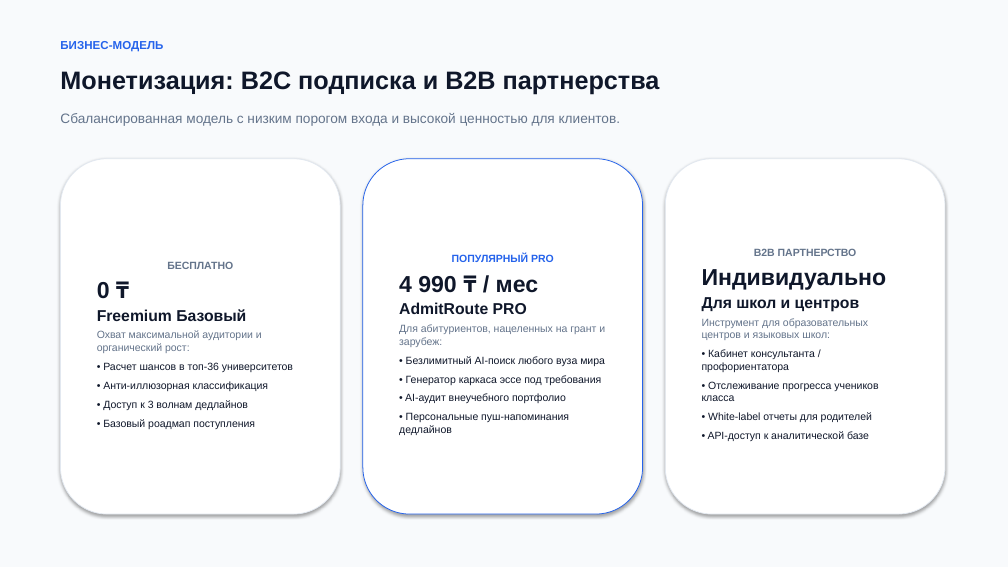
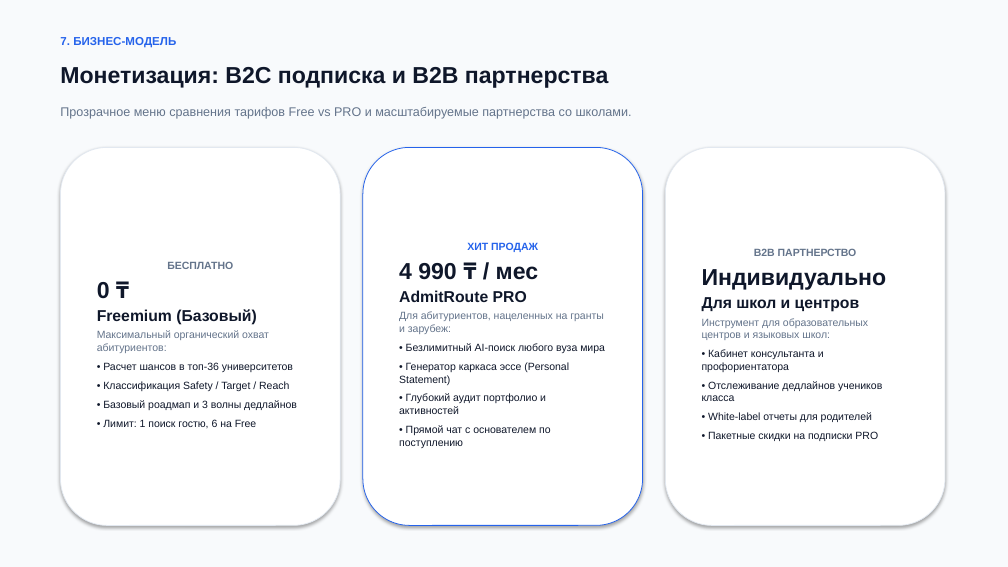
Before and after one commit to adilhan385/Admitroute, a slide deck: slide 8 of AdmitRoute_Presentation.pptx (slide 7 before the commit). Drawn at 1008x567 pixels with LibreOffice and Linux fonts; fonts in the diff are those of the drawing. Boxes give left, top, right and bottom in pixels: in the first picture for what was removed or moved away, otherwise in the second. Text is boxed around its words. In the diff, an @@ line names an element or a change of style, - is before the commit and + after.

Commit message:
feat(presentation): replace role model with target audience, add competitor analysis, update PDF and PPTX decks

```diff
--- a/AdmitRoute_Presentation.pptx
+++ b/AdmitRoute_Presentation.pptx
@@ text at (x1=60, y1=37, x2=176, y2=48): text changed @@
-БИЗНЕС-МОДЕЛЬ
+7. БИЗНЕС-МОДЕЛЬ
@@ text "Монетизация: B2C подписка и B2B ..." at (x1=60, y1=67, x2=608, y2=88): size 24 to 22 pt @@
@@ text at (x1=60, y1=107, x2=632, y2=119): text changed; size 13 to 12 pt @@
-Сбалансированная модель с низким порогом входа и высокой ценностью для клиентов.
+Прозрачное меню сравнения тарифов Free vs PRO и масштабируемые партнерства со школами.
@@ rounded rectangle "БЕСПЛАТНО" resized from (x1=60, y1=159, x2=340, y2=514) to (x1=60, y1=147, x2=340, y2=526) @@
@@ rounded rectangle "ХИТ ПРОДАЖ" resized from (x1=363, y1=159, x2=643, y2=514) to (x1=363, y1=147, x2=643, y2=526) @@
@@ rounded rectangle "B2B ПАРТНЕРСТВО" resized from (x1=665, y1=159, x2=945, y2=514) to (x1=665, y1=147, x2=945, y2=526) @@
@@ text in rounded rectangle at (x1=467, y1=242, x2=538, y2=252): text changed @@
-ПОПУЛЯРНЫЙ PRO
+ХИТ ПРОДАЖ
@@ text in rounded rectangle at (x1=97, y1=309, x2=269, y2=353): text changed @@
-Freemium Базовый
-Охват максимальной аудитории и органический рост:
+Freemium (Базовый)
+Максимальный органический охват абитуриентов:
@@ text in rounded rectangle at (x1=399, y1=311, x2=604, y2=334): text changed @@
-Для абитуриентов, нацеленных на грант и зарубеж:
+Для абитуриентов, нацеленных на гранты и зарубеж:
@@ text in rounded rectangle at (x1=702, y1=349, x2=882, y2=401): text changed @@
-• Кабинет консультанта / профориентатора
-• Отслеживание прогресса учеников класса
+• Кабинет консультанта и профориентатора
+• Отслеживание дедлайнов учеников класса
@@ text in rounded rectangle at (x1=103, y1=381, x2=297, y2=428): text changed @@
-• Анти-иллюзорная классификация
-• Доступ к 3 волнам дедлайнов
-• Базовый роадмап поступления
+• Классификация Safety / Target / Reach
+• Базовый роадмап и 3 волны дедлайнов
+• Лимит: 1 поиск гостю, 6 на Free
@@ text in rounded rectangle at (x1=399, y1=362, x2=569, y2=448): text changed @@
-• Генератор каркаса эссе под требования
-• AI-аудит внеучебного портфолио
-• Персональные пуш-напоминания дедлайнов
+• Генератор каркаса эссе (Personal Statement)
+• Глубокий аудит портфолио и активностей
+• Прямой чат с основателем по поступлению
@@ text in rounded rectangle at (x1=708, y1=431, x2=878, y2=441): text changed @@
-• API-доступ к аналитической базе
+• Пакетные скидки на подписки PRO
```
Also in this commit, not shown: 3 other slides changed, 6 slides added, 5 slides removed, 5 other files.
